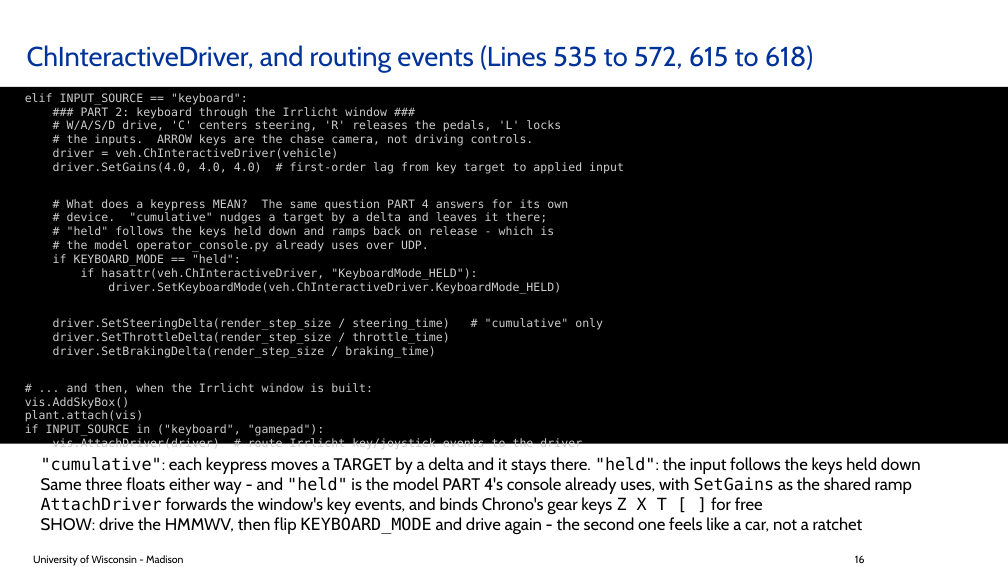
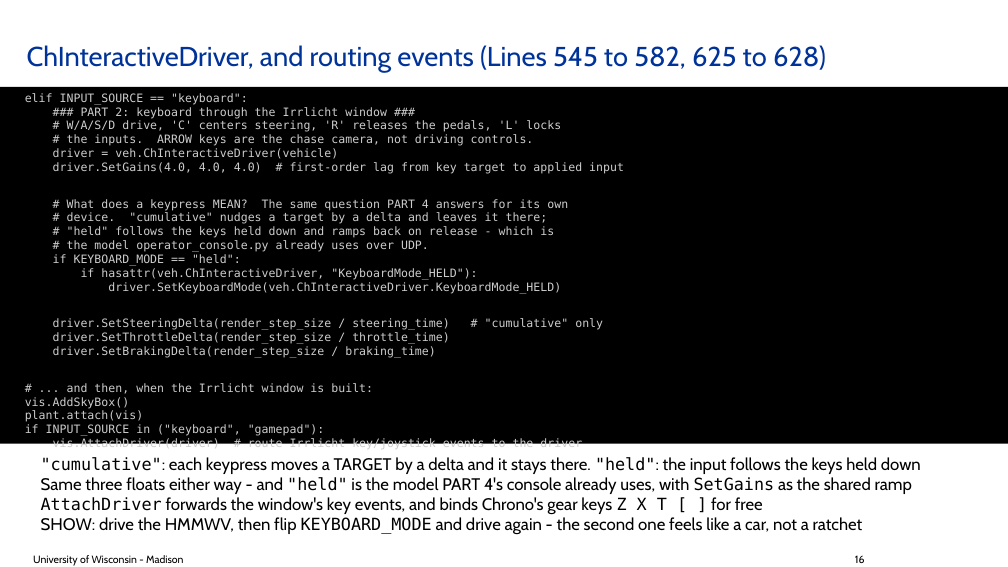
Before and after one commit to ksha23/chrono-hil-tutorial, a slide deck: slide 16 of tutorial_HIL_driver.pptx. Drawn at 1008x567 pixels with LibreOffice and Linux fonts; fonts in the diff are those of the drawing; background and template pictures are left out. Boxes give left, top, right and bottom in pixels: in the first picture for what was removed or moved away, otherwise in the second. Text is boxed around its words. In the diff, an @@ line names an element or a change of style, - is before the commit and + after.

```diff
--- a/tutorial_HIL_driver.pptx
+++ b/tutorial_HIL_driver.pptx
@@ title at (x1=27, y1=45, x2=826, y2=72): text changed @@
-ChInteractiveDriver, and routing events (Lines 535 to 572, 615 to 618)
+ChInteractiveDriver, and routing events (Lines 545 to 582, 625 to 628)
```
Also in this commit, not shown: 8 other slides changed, 2 other files.
